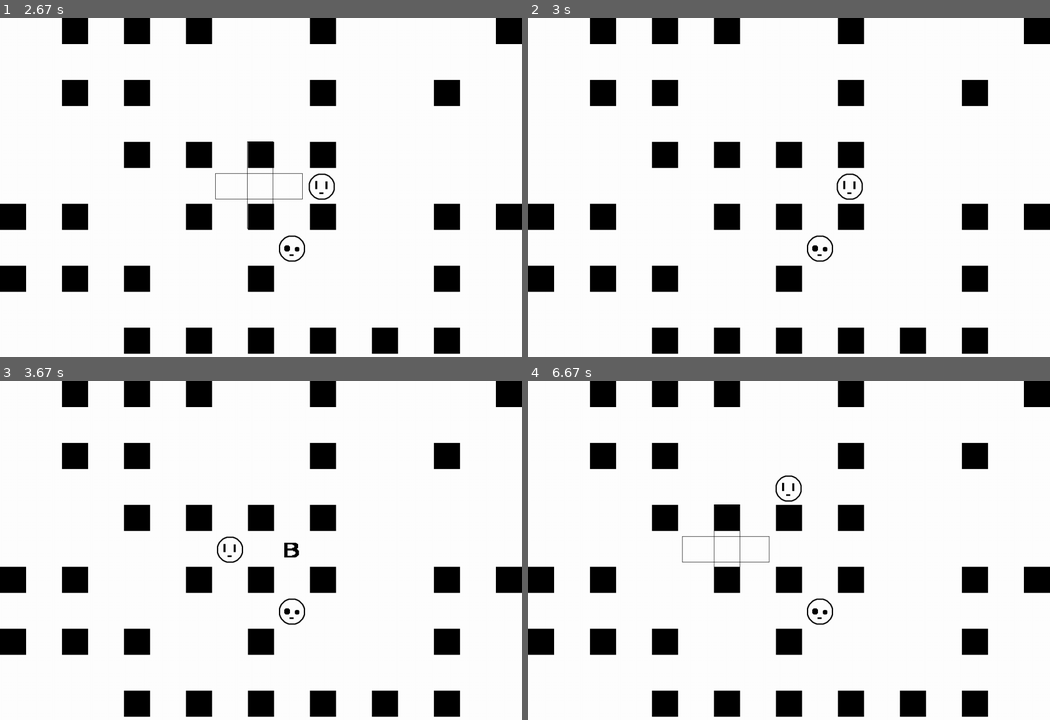
Above: before the commit, frames 1-4 (two rows, left to right).
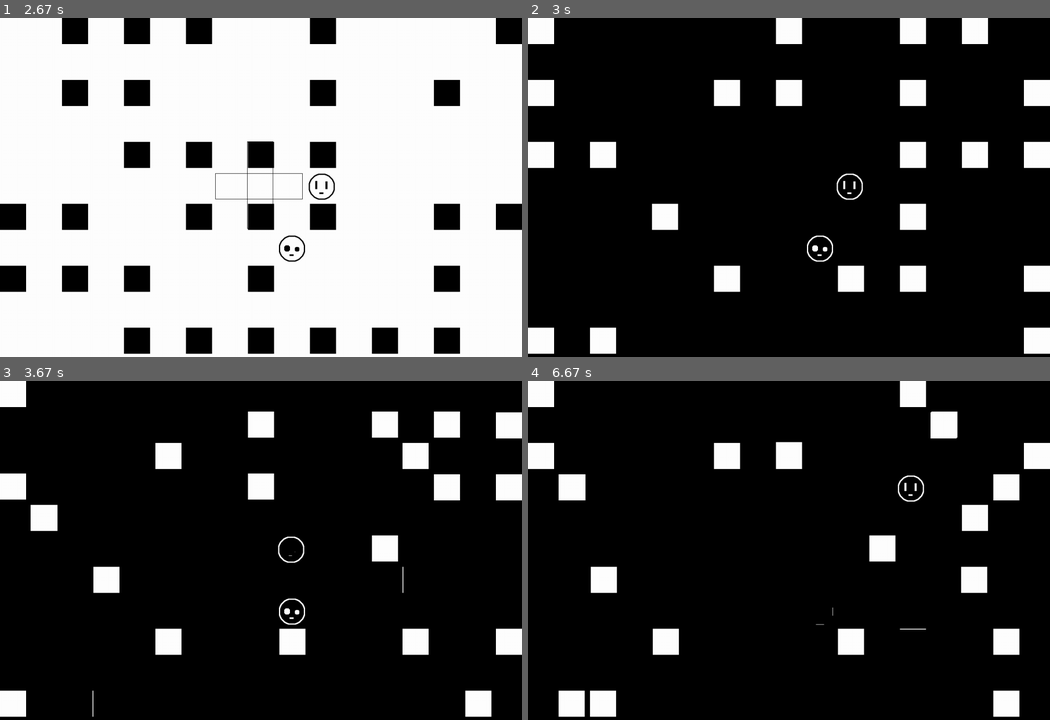
Above: after the commit, the same moments.

Repository: lukyth/PyGame_OOP
Game: pygame game, started from main.py
The game is run twice, just before and just after one commit, with the same random seed, the same clock (stepped at 60 frames per second) and the same inputs. The source is Python 2; it was converted automatically to run under Python 3.
Inputs:
- Up to frame 1 (2.67 s): tap Q at 0.33 s; hold D 0.67-1.13 s; tap Space at 0.73, 1.03, 1.23, 1.57, 1.87, 2.07, 2.37, 2.63 s; hold W 1.17-1.47 s; hold D 1.5-1.97 s; hold A 2-2.53 s; hold S from 2.57 s (still down)
- Up to frame 2 (3 s): release S at 2.87 s; tap Q at 2.9 s
- Up to frame 3 (3.67 s): hold A 3.23-3.63 s; tap Space at 3.3, 3.6 s
- Up to frame 4 (6.67 s): hold W 3.67-4.03 s; tap Space at 3.73, 4.8, 5.2, 5.5, 5.7, 6, 6.2, 6.53 s; hold S 4.73-5.1 s; hold A 5.13-5.6 s; hold D 5.63-6.1 s; hold W 6.13-6.43 s; hold D from 6.47 s (still down)

Frame 1 is identical in both runs. In frame 2, 80% of the frame differs, in the area x 0-100%, y 0-100%; in frame 3, 81%; in frame 4, 83%.

Commit message:
'random:)'

Diff:
--- a/element.py
+++ b/element.py
@@ -1,7 +1,7 @@
 import pygame
 from pygame.locals import *
 from gamelib import SimpleGame
-
+from random import randint
 #########################################
 class Player(object):
     player_white=pygame.image.load("Player_black.png")
@@ -12,6 +12,7 @@
     init_delay = 1
     init_decay_time = 0.1
     init_died_delay = 20
+    init_BG_delay = 15
     def __init__(self, radius, color, pos):
         (self.x, self.y) = pos
         self.radius = radius
@@ -164,9 +165,15 @@
 class Wall(object):
     Wall_image = pygame.image.load("Wall.png")
     bWall_image = pygame.image.load("bWall.png")
+    init_wall_random_time = 20
+    init_decay_random_time = 0.1
+    init_wall_move_x = 75
+    init_wall_move_y = 75
     def __init__(self, pos, color):
+        (self.init_x, self.init_y) = pos
         (self.x, self.y) = pos
         self.color = color
+        self.random_time = Wall.init_wall_random_time
         if(color is 0):
             self.image = Wall.Wall_image
         elif(color is 1):
@@ -185,7 +192,32 @@
         return self.y
 
     def wall_random_position(self):
+        self.random_time -= Wall.init_decay_random_time
+        if(self.random_time < 0):
+            self.random_time = Wall.init_wall_random_time
+            random = randint(0, 1)
+            randxy = randint(0, 1)
+            if(random is 0):
+                if(randxy is 0):
+                    self.x += Wall.init_wall_move_x
+                elif(randxy is 1):
+                    self.x -= Wall.init_wall_move_x
+            elif(random is 1):
+                if(randxy is 0):
+                    self.y += Wall.init_wall_move_y
+                elif(randxy is 1):
+                    self.y -= Wall.init_wall_move_y
+
         pass
 
     def check_wall_offscreen(self):
+        if(self.x > SimpleGame.Resolution_X ):
+            self.x = self.init_x
+        if(self.y > SimpleGame.Resolution_Y ):
+            self.y = self.init_y
+        if(self.x < 0):
+            self.x = self.init_x
+        if(self.y < 0):
+            self.y = self.init_y
+
         pass
--- a/main.py
+++ b/main.py
@@ -60,7 +60,7 @@
                     wall_x = 0
                     wall_y += 152
 
-        print "Who died more than 10 times LOSE!!"
+        print "Who died more than 5 times LOSE!!"
 
     def pbomb(self):
         print self.bomb[0].send_blast_status()
@@ -87,22 +87,22 @@
                 if(MainGame.BG_for_player is 0):
                     MainGame.BG = MainGame.BLACK
                     MainGame.BG_for_player = 1
-                    self.player[0].BG_delay = 30
+                    self.player[0].BG_delay = self.player[0].init_BG_delay
                 elif(MainGame.BG_for_player is 1):
                     MainGame.BG =  MainGame.WHITE
                     MainGame.BG_for_player = 0
-                    self.player[0].BG_delay = 30
+                    self.player[0].BG_delay = self.player[0].init_BG_delay
 
         if(self.player[1].BG_delay < 0):#BG_CHANGE_FOR_OOP P2
             if self.is_key_pressed(K_RSHIFT):
                 if(MainGame.BG_for_player is 0):
                     MainGame.BG = MainGame.BLACK
                     MainGame.BG_for_player = 1
-                    self.player[1].BG_delay = 30
+                    self.player[1].BG_delay = self.player[0].init_BG_delay
                 elif(MainGame.BG_for_player is 1):
                     MainGame.BG =  MainGame.WHITE
                     MainGame.BG_for_player = 0
-                    self.player[1].BG_delay = 30
+                    self.player[1].BG_delay = self.player[0].init_BG_delay
 
         # if self.is_key_pressed(K_q): #BG_CHANGE_FOR_PRACTICUM
         #     MainGame.BG = MainGame.BLACK
@@ -217,6 +217,12 @@
             self.bomb2[k].bomb_blast()
             for i in range(0,self.player_number,1):
                 self.bomb2[k].check_player(self.player[i]) #P2
+
+        for i in range(0,20,2):
+            for j in range(0,14,2):
+                self.world_map[i][j].wall_random_position()
+                self.world_map[i][j].check_wall_offscreen()
+
 
 
     def render(self, surface):
Not shown, changed: element.pyc
Not shown, changed: gamelib.pyc
